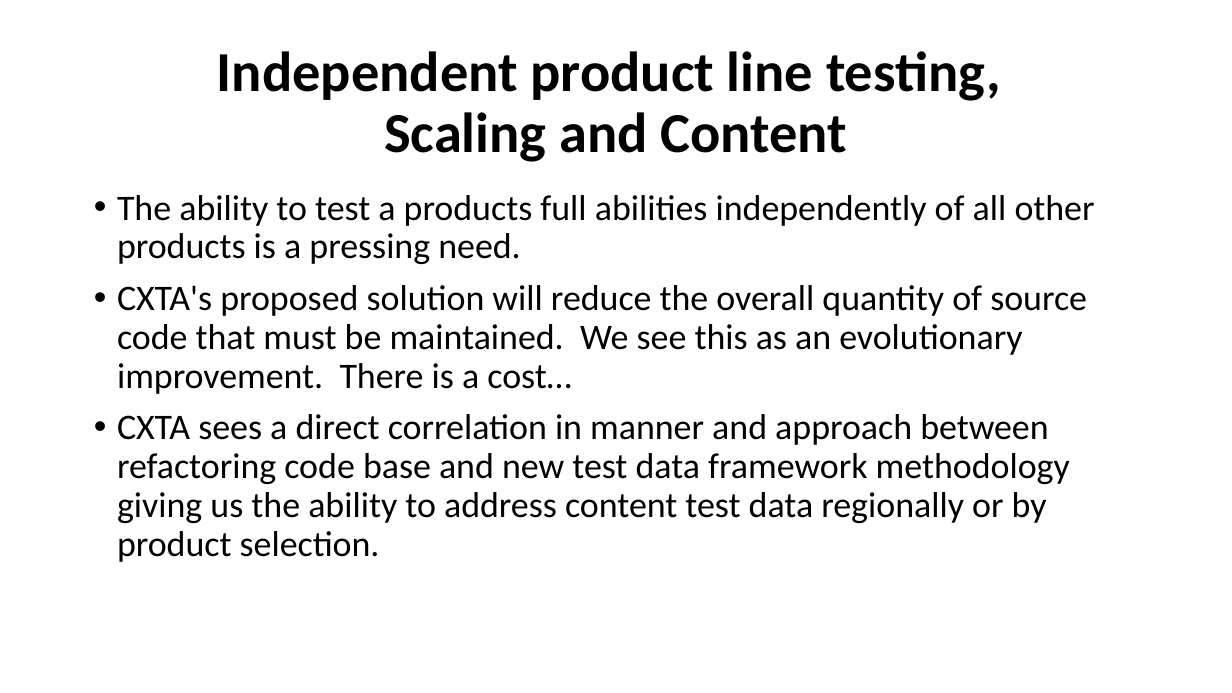
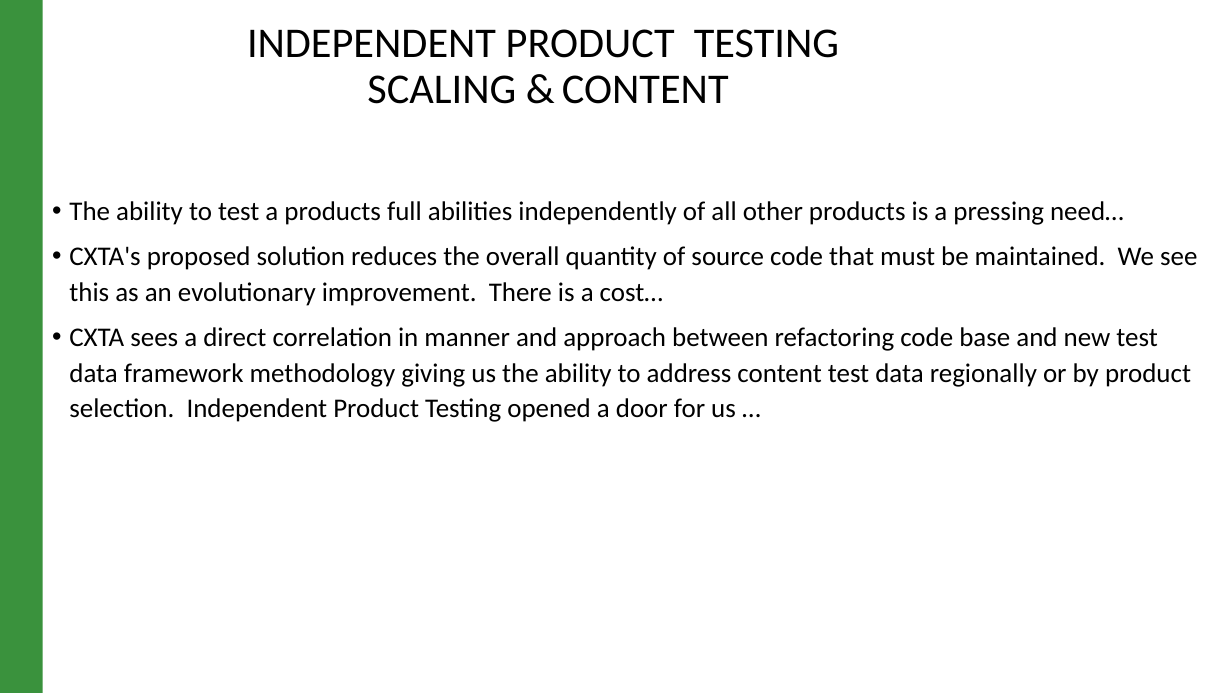
Before and after one commit to raghav9329/mainProf, a slide deck: slide 6 of CurrentWork_Delta/CX_StrategyPowerPoint.pptx. Drawn at 1232x693 pixels with LibreOffice and Linux fonts; fonts in the diff are those of the drawing. Boxes give left, top, right and bottom in pixels: in the first picture for what was removed or moved away, otherwise in the second. Text is boxed around its words. In the diff, an @@ line names an element or a change of style, - is before the commit and + after.

```diff
--- a/CurrentWork_Delta/CX_StrategyPowerPoint.pptx
+++ b/CurrentWork_Delta/CX_StrategyPowerPoint.pptx
@@ rectangle added at <box>0,0,43,693</box>, fill #3A923D @@
@@ title at <box>247,29,839,104</box>: text changed; size 44 to 33 pt; bold off @@
-Independent product line testing,
-Scaling and Content
+INDEPENDENT PRODUCT TESTING
+SCALING & CONTENT
@@ text at <box>69,201,1197,422</box>: text changed; size 28 to 21 pt @@
-• The ability to test a products full abilities independently of all other products is a pressing need.
-• CXTA's proposed solution will reduce the overall quantity of source code that must be maintained. We see this as an evolutionary improvement. There is a cost…
-• CXTA sees a direct correlation in manner and approach between refactoring code base and new test data framework methodology giving us the ability to address content test data regionally or by product selection.
+• The ability to test a products full abilities independently of all other products is a pressing need…
+• CXTA's proposed solution reduces the overall quantity of source code that must be maintained. We see this as an evolutionary improvement. There is a cost…
+• CXTA sees a direct correlation in manner and approach between refactoring code base and new test data framework methodology giving us the ability to address content test data regionally or by product selection. Independent Product Testing opened a door for us …
```
Also in this commit, not shown: 4 other slides changed, 8 slides added, 5 slides removed, 14 other files.
